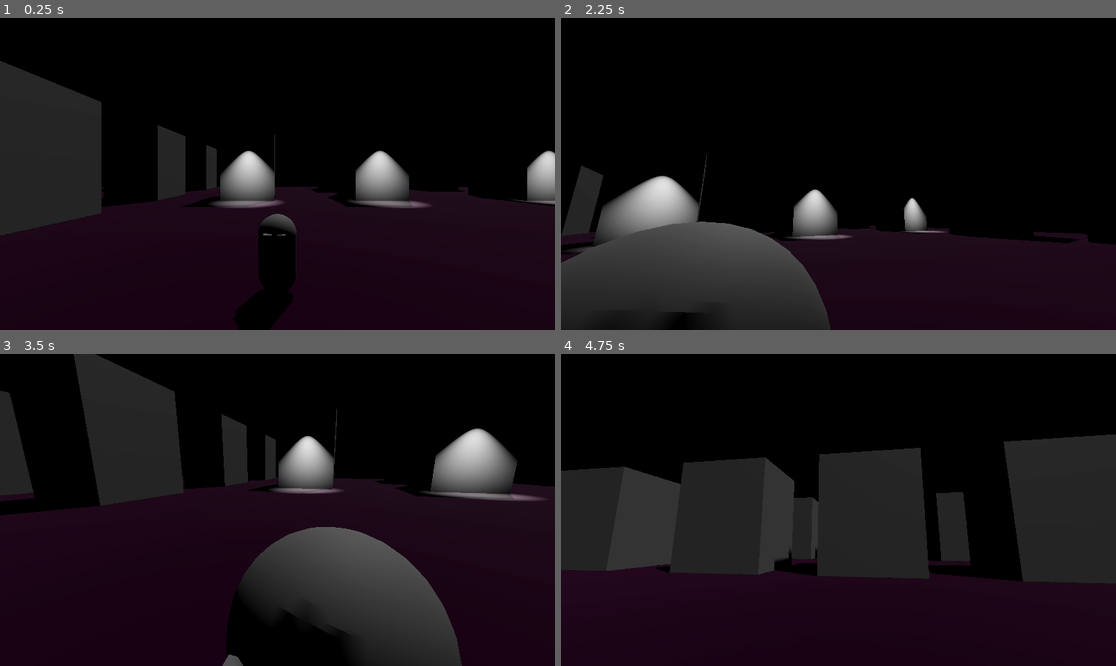
Above: before the commit, frames 1-4 (two rows, left to right).
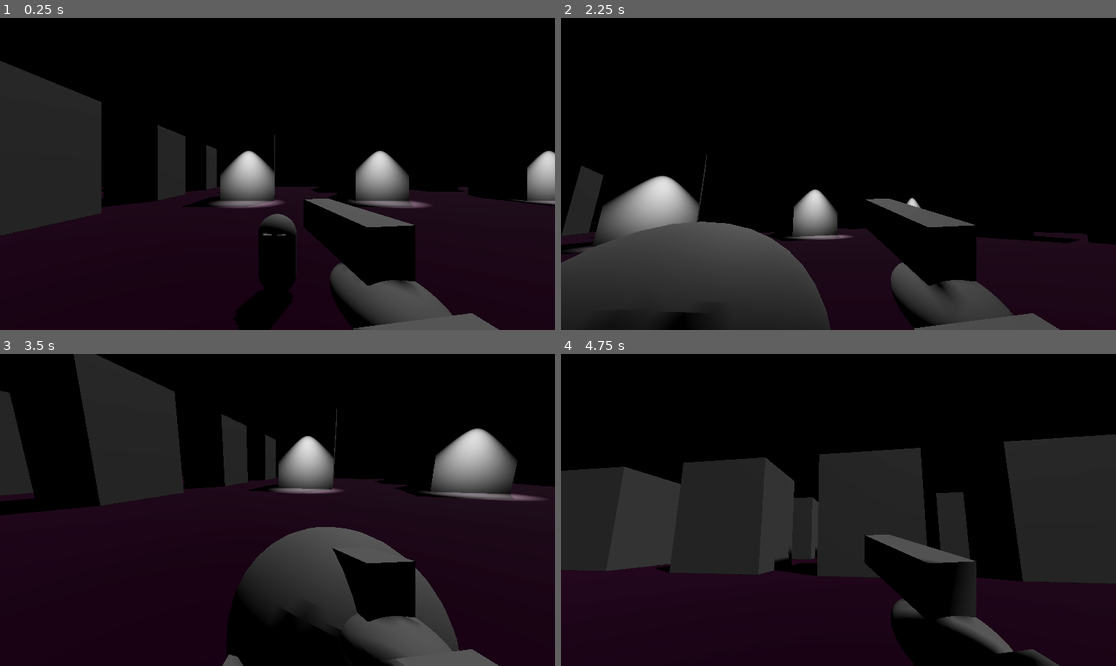
Above: after the commit, the same moments.

Repository: jrunion/git_2025fps
Game: Godot game, scene res://level_1.tscn
Same seed, same stepped clock (60 frames per second), same inputs: the game is played once before the commit and once after it.
Inputs (mouse positions are in pixels of both pictures, inside the frame that each line leads up to):
- Up to frame 1 (0.25 s): no input
- Up to frame 2 (2.25 s): tap Enter (ui_accept) at 0.5, 0.77, 1.52, 2 s; move the mouse to (866, 174) at 0.52 s; move the mouse to (810, 174) at 1.27 s; move the mouse to (849, 167) at 2.02 s
- Up to frame 3 (3.5 s): move the mouse to (271, 516) at 2.77 s; tap Enter (ui_accept) at 3.02 s
- Up to frame 4 (4.75 s): move the mouse to (877, 513) at 3.52 s; tap Enter (ui_accept) at 3.77, 4.25, 4.52 s; move the mouse to (794, 506) at 4.27 s

The runs differ from the first frame. In frame 1, 6.7% of the frame differs, in the area x 54-90%, y 57-100%; in frame 2, 6.2%; in frame 3, 4.3%; in frame 4, 6.2%.

Commit message:
Added Gun

Diff:
--- a/level_1.tscn
+++ b/level_1.tscn
@@ -29,6 +29,12 @@
 
 [sub_resource type="ConvexPolygonShape3D" id="ConvexPolygonShape3D_ihfcg"]
 points = PackedVector3Array(-0.125207, -0.532801, -0.480507, 0.0227831, 0.47607, 0.498884, 0.169713, 0.559144, 0.464172 …(924 unchanged characters)…
+
+[sub_resource type="BoxMesh" id="BoxMesh_hn12h"]
+
+[sub_resource type="SphereMesh" id="SphereMesh_hn12h"]
+
+[sub_resource type="BoxMesh" id="BoxMesh_ihfcg"]
 
 [sub_resource type="NavigationMesh" id="NavigationMesh_3hls8"]
 vertices = PackedVector3Array(-45.5095, 0.426692, -50.449, -45.5095, 0.426692, 50.551, 45.4905, 0.426692, 50.551, 45.4905, 0.426692, -50.449)
@@ -242,6 +248,19 @@
 
 [node name="Camera3D" type="Camera3D" parent="Player/Face"]
 
+[node name="Gun" type="MeshInstance3D" parent="Player/Face/Camera3D"]
+transform = Transform3D(0.148867, 8.65058e-05, 0.0964725, 0, 0.160389, -0.0021361, -0.0235223, 0.000547475, 0.610551, 0.273663, -0.226329, -0.877275)
+mesh = SubResource("BoxMesh_hn12h")
+skeleton = NodePath("../../..")
+
+[node name="MeshInstance3D" type="MeshInstance3D" parent="Player/Face/Camera3D/Gun"]
+transform = Transform3D(1.81885, -4.65661e-10, -2.68221e-07, -5.23869e-10, 0.999122, 0, -7.45058e-09, 6.98492e-10, 0.704288, -0.0175159, -0.936443, 0.440341)
+mesh = SubResource("SphereMesh_hn12h")
+
+[node name="MeshInstance3D2" type="MeshInstance3D" parent="Player/Face/Camera3D/Gun"]
+transform = Transform3D(1.81885, -4.65661e-10, -2.38419e-07, -4.07454e-10, 0.999122, 0, 0, 6.40284e-10, 0.704288, -0.443395, -0.927689, 1.09751)
+mesh = SubResource("BoxMesh_ihfcg")
+
 [node name="NavigationRegion3D" type="NavigationRegion3D" parent="."]
 navigation_mesh = SubResource("NavigationMesh_3hls8")
 
Not shown: 1 places in level_1.tscn that only renumber resources
Not shown, changed: .gitattributes
